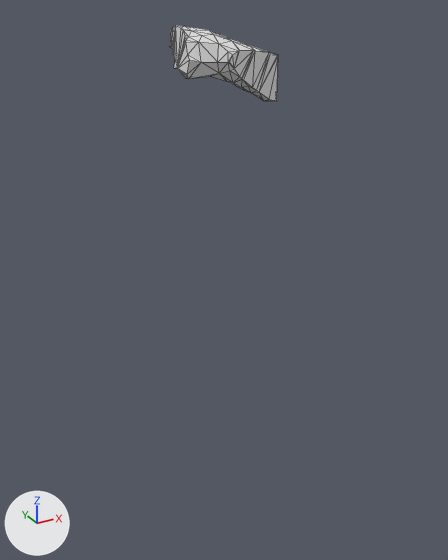
The glTF model assets/terrain/surface_pieces/surf_8_7.glb: old version first, new version second.
One viewpoint serves both versions: a 50 mm camera at (-85.1, 39.8, -5.2) aimed at (-66.9, 72.8, -21.7). Lighting does not change. The marker at lower left points along +X, +Y and +Z. The picture after the commit comes second. Mesh edges are drawn as thin lines. Where no turn or scale is listed for an object, it has been applied to the vertices.

Objects in the first picture: 'geometry_0'.
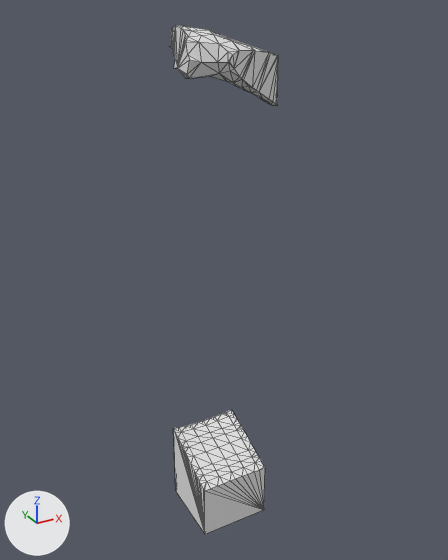
Diff of the bpy script that builds the scene:
```diff
--- a/assets/terrain/surface_pieces/surf_8_7.glb.py
+++ b/assets/terrain/surface_pieces/surf_8_7.glb.py
@@ me_geometry_0 @@
 # used by ob_geometry_0; location = (0.0, 0.0, 0.0)
-me_geometry_0.from_pydata(...)  # 121 vertices, 238 faces; spans x -70.0..-65.0, y 70.0..73.43, z -10.0..-6.05
+me_geometry_0.from_pydata(...)  # 214 vertices, 420 faces; spans x -70.0..-65.0, y 70.0..75.0, z -40.0..-6.05
+# me_geometry_0 part 1: a new loose piece of 91 vertices spanning x -70.0..-65.0, y 70.0..75.0, z -40.0..-33.96
+# me_geometry_0 part 2
+# 6 vertices are removed from x -65.61..-65.0, y 70.0..71.09, z -10.0
+# 23 faces are deleted
+# 1 vertex moves from x -65.0, y 71.04, z -10.0 to x -65.0, y 70.92, z -10.16
+# 8 vertices are added at x -65.27..-65.0, y 70.0..70.91, z -10.3..-10.02
+# 27 new faces join them
```

Changed parts and their boxes [x1, y1, x2, y2] in the pictures (448 x 560 px; the box of a moved part takes in the faces that stretch with it):
'geometry_0', reshaped (562% taller): before [170, 25, 279, 101]; after [170, 25, 279, 534]
part 1 of me_geometry_0, added: after [173, 410, 265, 534]
part 2 of me_geometry_0, moved or reshaped: before [264, 57, 279, 101]; after [264, 57, 279, 106]
